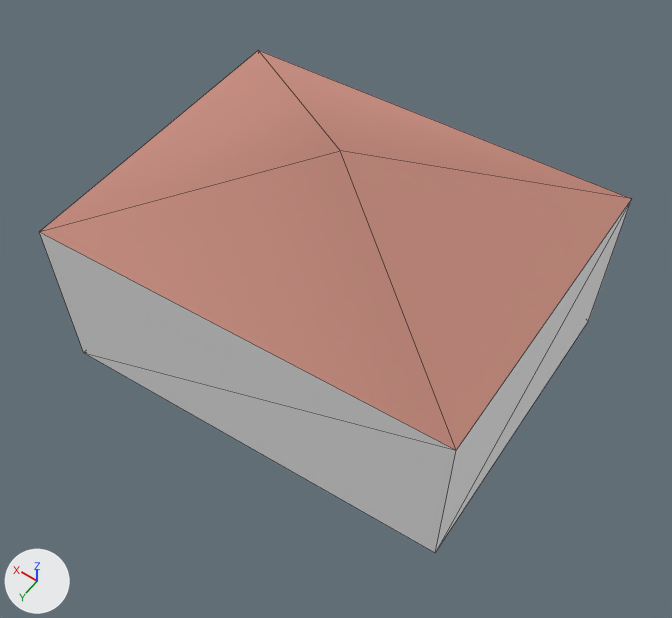
The glTF model public/baked/custom-generated-latest.glb: old version first, new version second.
The view is the same before and after, from a camera (50 mm lens) standing at (-10.92, 15.48, 25.77) and looking at (-0.66, 1.12, 3.21). Lighting does not change. The marker at lower left points along +X, +Y and +Z. The first picture is the older version. Mesh edges are drawn as thin lines. Vertices at exactly the same position are counted once.

The first picture shows 'house'.
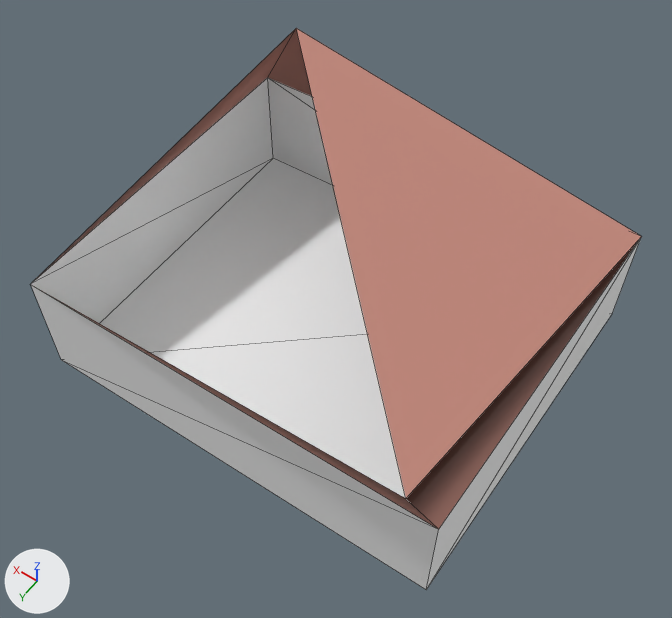
What changed in the scene script:
```text
Change me_house:
    used by ob_house; location = (0.0, 0.0, 0.0)
    remove me_house.from_pydata(...)  # 9 vertices, 14 faces; spans x -6.79..6.79, y -5.57..5.57, z 0.0..8.5
    add me_house.from_pydata(...)  # 10 vertices, 15 faces; spans x -7.17..7.3, y -6.5..6.5, z 0.0..6.0
    me_house part 1: the whole mesh is rebuilt
```

What differs and where, as boxes [x1, y1, x2, y2] in the pictures (672 x 618 px):
'house', reshaped (12% taller): before [39, 50, 631, 553]; after [31, 28, 642, 590]
